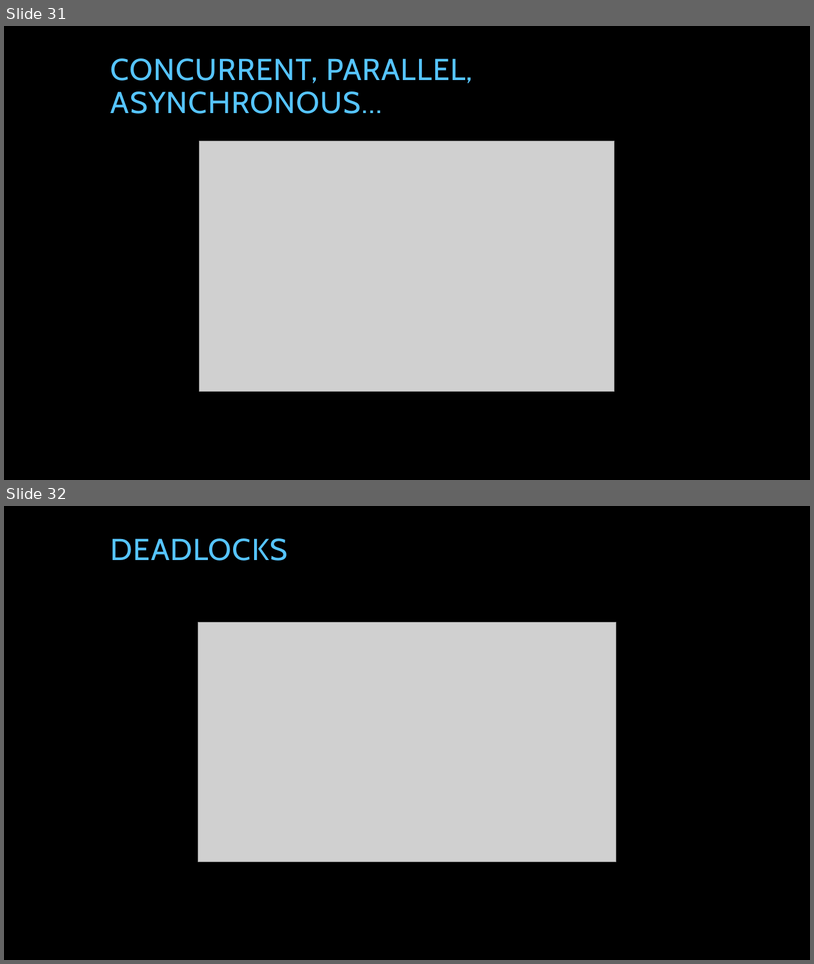
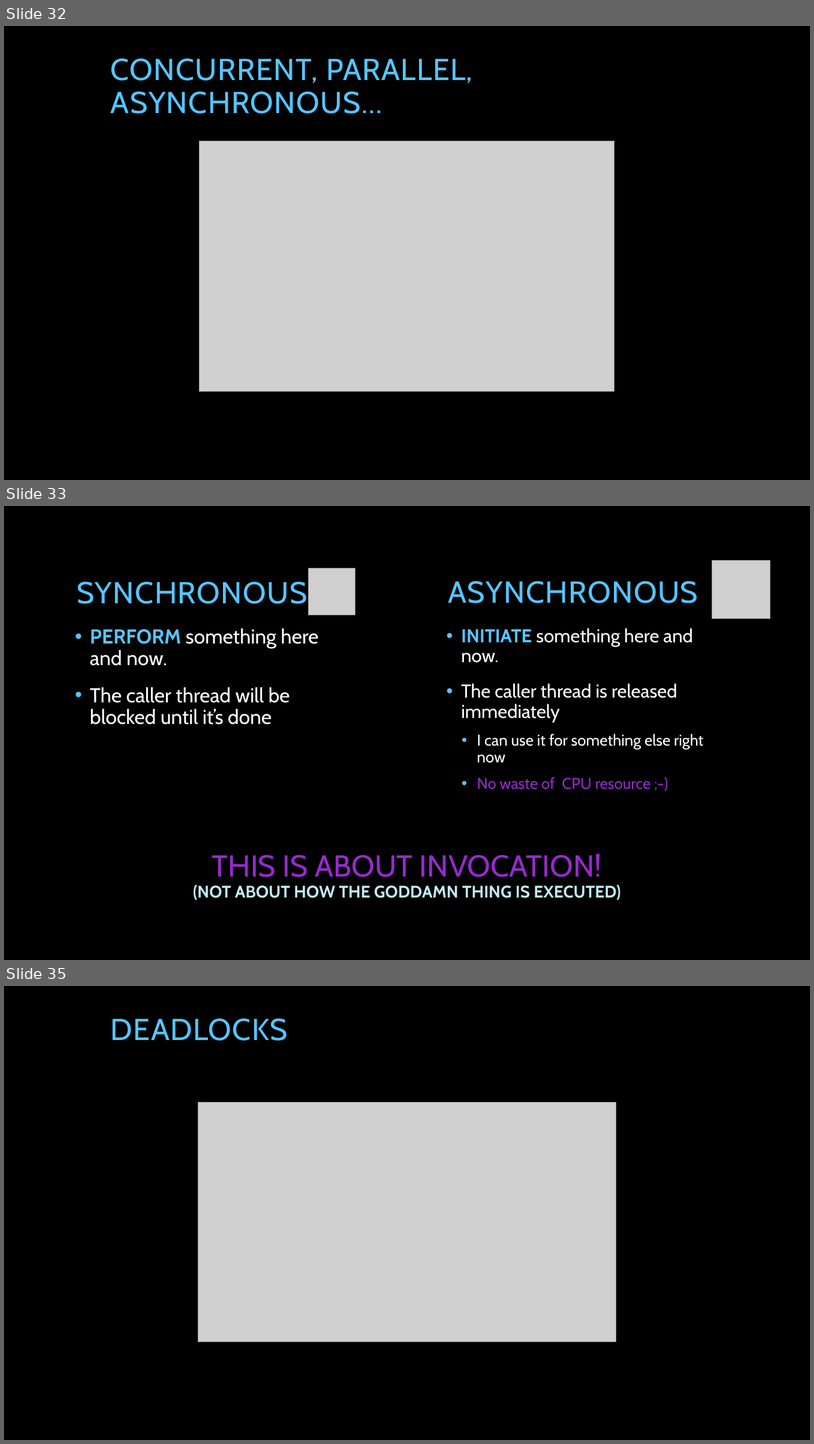
Before and after one commit to tpierrain/talk-AsyncAwait, a slide deck: AsyncAwait...ohWait.pptx. Shown one above the other, each under a label of ours: slides 31 and 32 before the commit, slides 32, 33 and 35 after it; the slides between them are not shown. The pictures are 814x964 and 814x1444 pixels, drawn with LibreOffice and Linux fonts; fonts in the diff are those of the drawing; grey boxes stand for pictures; background and template pictures are left out. Boxes give left, top, right and bottom in pixels: in the first picture for what was removed or moved away, otherwise in the second. Text is boxed around its words. In the diff, an @@ line names an element or a change of style, - is before the commit and + after.

Commit message:
Add definitions for synchronous and asynchronous

```diff
--- a/AsyncAwait...ohWait.pptx
+++ b/AsyncAwait...ohWait.pptx
@@ slide 33 added at [4, 506, 810, 960], background picture (left out) @@
@@ picture added at [309, 568, 356, 615] @@
@@ picture added at [713, 561, 770, 619] @@
@@ title added at [77, 582, 308, 604], 36 pt, text #56C5FF @@
+SYNCHRONOUS
@@ text added at [448, 581, 698, 603], 36 pt, text #56C5FF @@
+ASYNCHRONOUS
@@ text added at [90, 628, 319, 724], 24 pt, text #FFFFFF @@
+• PERFORM something here and now.
+• The caller thread will be blocked until it’s done
@@ text added at [461, 628, 704, 789], 22.2 pt, text #FFFFFF @@
+• INITIATE something here and now.
+• The caller thread is released immediately
+  • I can use it for something else right now
+  • No waste of CPU resource ;-)
@@ text added at [193, 853, 621, 900], 20 pt, text #C1EBF7, bold @@
+THIS IS ABOUT INVOCATION!
+(NOT ABOUT HOW THE GODDAMN THING IS EXECUTED)
@@ what was slide 31 is now slide 32 @@
@@ what was slide 32 is now slide 35 @@
```
Also in this commit, not shown: 12 slides changed, 2 other slides added.
